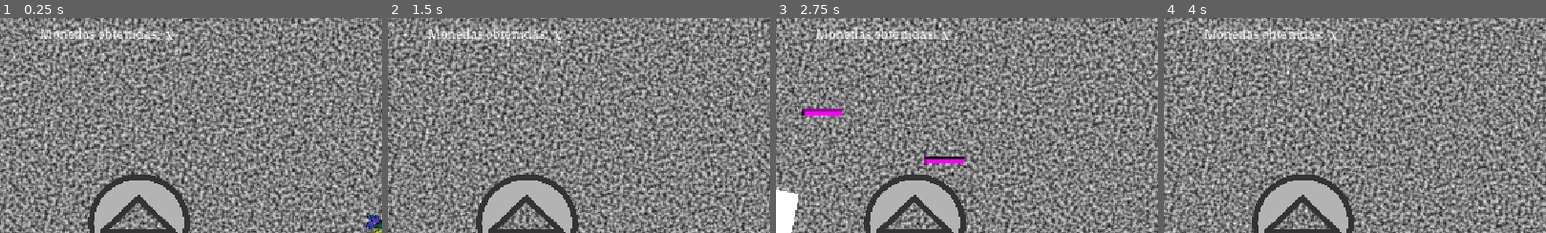
Above: before the commit, frames 1-4 (left to right).
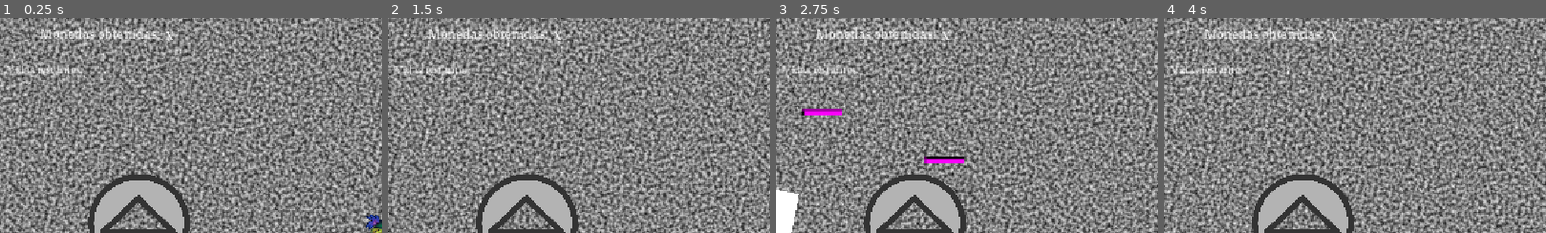
Above: after the commit, the same moments.

Repository: Kevincamelo5/Sacbe
Game: Godot game, scene res://mapa/pruebas.tscn
The game is run twice, just before and just after one commit, with the same random seed, the same clock (stepped at 60 frames per second) and the same inputs. This scene is started directly instead of the project's main scene. The engine's default icon, where the game draws it, is replaced by a stand-in: a white triangle on a blue panel in a dark square.
Inputs (mouse positions are % of the whole screen's width and height, from its top left):
- Up to frame 1 (0.25 s): no input
- Up to frame 2 (1.5 s): tap Enter at 0.5 s; move the mouse to (72, 45) at 0.52 s; hold S (agacharse) 0.53-1.28 s; hold D (derecha) from 0.53 s (still down); click (72, 45) at 0.67 s; tap W (saltar) at 0.77 s; move the mouse to (30, 55) at 1.27 s; tap Tab (cambiar_objeto) at 1.35 s
- Up to frame 3 (2.75 s): tap W (saltar) at 1.52 s; move the mouse to (60, 28) at 2.02 s; release D (derecha) at 2.03 s; hold A (izquierda) from 2.03 s (still down); hold F (usar_objeto) from 2.03 s (still down)
- Up to frame 4 (4 s): move the mouse to (45, 70) at 2.77 s; release A (izquierda) at 2.78 s; release F (usar_objeto) at 2.78 s; hold D (derecha) from 2.78 s (still down); tap R at 2.85 s; click (45, 70) at 2.92 s; tap W (saltar) at 3.02, 3.77 s; move the mouse to (80, 65) at 3.52 s; hold S (agacharse) from 3.53 s (still down)
The pictures show only the part of the screen within x 0-50%, y 0-50%; the shares and areas given below are measured in that part.

The runs differ from the first frame. In frame 1, 0.3% of the frame differs, in the area x 1-22%, y 21-27%; in frame 2, 0.3%; in frame 3, 0.3%; in frame 4, 0.3%.

Commit message:
correccion de errores dentro del contador de vidas

Diff:
--- a/entidad/jugador/jugador.gd
+++ b/entidad/jugador/jugador.gd
@@ -194,9 +194,9 @@
 
 #perder vidas
 func _lose_lives() -> void:
-	vida-=1
-	vida_cambiada.emit(vida)
-	print("Vidas restantes: ", vida)
+	var game_manager = get_node("%GameManager")
+	if game_manager:
+		game_manager.disminuir_vida()
 
 	if vida <=0:
 		get_tree().call_deferred("reload_current_scene")
--- a/interfaz/contador_vidas.gd
+++ b/interfaz/contador_vidas.gd
@@ -1,4 +1,4 @@
-extends Control
+extends CanvasLayer
 
 # Asegúrate de arrastrar tu nodo Label aquí desde la jerarquía, o usar el nombre correcto
 @onready var texto_vidas: Label = $TextoVidas
--- a/interfaz/contador_vidas.tscn
+++ b/interfaz/contador_vidas.tscn
@@ -1,20 +1,17 @@
-[gd_scene load_steps=2 format=3 uid="uid://bm40afqfwxlta"]
+[gd_scene load_steps=3 format=3 uid="uid://bm40afqfwxlta"]
 
 [ext_resource type="Script" uid="uid://t50imfjkrxsi" path="res://interfaz/contador_vidas.gd" id="1_qi7j7"]
+[ext_resource type="FontFile" uid="uid://87tb7imou5yb" path="res://global/fuentes/Mayan.ttf" id="2_s3y11"]
 
 [node name="CanvasLayer" type="CanvasLayer"]
 script = ExtResource("1_qi7j7")
 
 [node name="TextoVidas" type="Label" parent="."]
 anchors_preset = -1
-anchor_left = 0.1267361
-anchor_top = 0.12037037
-anchor_right = 0.16145833
-anchor_bottom = 0.1558642
-offset_left = -1.0
-offset_top = -3.0
-offset_right = -1.0
-offset_bottom = -3.0
+anchor_left = 0.11631945
+anchor_top = 0.11111111
+anchor_right = 0.15104167
+anchor_bottom = 0.14660494
 metadata/_edit_use_anchors_ = true
 
 [node name="contador_vidas" type="Label" parent="."]
@@ -23,6 +20,7 @@
 anchor_top = 0.1095679
 anchor_right = 0.11631945
 anchor_bottom = 0.14506173
+theme_override_fonts/font = ExtResource("2_s3y11")
 text = "Vidas restantes:"
 metadata/_edit_use_anchors_ = true
 
--- a/mapa/personajes/anima.gd
+++ b/mapa/personajes/anima.gd
@@ -18,7 +18,8 @@
 
 func _on_area_2d_body_entered(body: Node2D) -> void:
 	if body == player_node:
-		get_tree().call_deferred("reload_current_scene")
+		if body.has_method("_lose_lives"):
+			body._lose_lives()
 	if body.get_collision_layer_value(3):
 		recibir_daño()
 
--- a/mapa/pruebas.tscn
+++ b/mapa/pruebas.tscn
@@ -1,16 +1,17 @@
-[gd_scene load_steps=24 format=3 uid="uid://eb0oi31vn8rt"]
+[gd_scene load_steps=25 format=3 uid="uid://eb0oi31vn8rt"]
 
 [ext_resource type="Shader" uid="uid://cooprqs2pjbqy" path="res://global/shader/reemplazar.gdshader" id="1_kfojk"]
 [ext_resource type="Script" uid="uid://dnprpyuwykhn5" path="res://mapa/objetos/monedas.gd" id="2_jgftk"]
 [ext_resource type="Texture2D" uid="uid://beboyb012tlc5" path="res://icon.svg" id="2_ng5om"]
 [ext_resource type="PackedScene" uid="uid://caokkywjfo4gv" path="res://entidad/jugador/jugador.tscn" id="3_uooar"]
 [ext_resource type="PackedScene" uid="uid://driv6f3ve55gi" path="res://global/Hurtbox.tscn" id="4_ng5om"]
-[ext_resource type="PackedScene" uid="uid://d38wh3lhl8s2c" path="res://mapa/Menu/menu_pausa.tscn" id="5_uooar"]
+[ext_resource type="PackedScene" uid="uid://d38wh3lhl8s2c" path="res://menu_pausa.tscn" id="5_uooar"]
 [ext_resource type="PackedScene" uid="uid://c3k3qjmhw06ff" path="res://interfaz/contador_monedas.tscn" id="5_yebk7"]
-[ext_resource type="PackedScene" uid="uid://bw8ubk8v43lho" path="res://interfaz/controles.tscn" id="6_c2dsd"]
+[ext_resource type="PackedScene" uid="uid://bw8ubk8v43lho" path="res://mapa/controles.tscn" id="6_c2dsd"]
 [ext_resource type="Texture2D" uid="uid://b2k8qyrbxroq1" path="res://global/elementos/personaje/Alux/(256x256) Alux frente.png" id="7_n72a3"]
-[ext_resource type="Script" uid="uid://cgno3ix56romu" path="res://mapa/objetos/altar.gd" id="7_rnd3v"]
+[ext_resource type="Script" uid="uid://cgno3ix56romu" path="res://mapa/altar.gd" id="7_rnd3v"]
 [ext_resource type="Script" uid="uid://cxbxkyb4hi7of" path="res://mapa/objetos/vacio.gd" id="10_me0id"]
+[ext_resource type="PackedScene" uid="uid://bm40afqfwxlta" path="res://interfaz/contador_vidas.tscn" id="11_y4woo"]
 [ext_resource type="Script" uid="uid://bpvp7k3nj73yd" path="res://mapa/game_manager.gd" id="12_25atv"]
 
 [sub_resource type="FastNoiseLite" id="FastNoiseLite_7b0a2"]
@@ -160,6 +161,8 @@
 position = Vector2(566.5, 530)
 shape = SubResource("RectangleShape2D_jgftk")
 
+[node name="CanvasLayer" parent="." instance=ExtResource("11_y4woo")]
+
 [node name="Contador_Moneda" parent="." instance=ExtResource("5_yebk7")]
 
 [node name="GameManager" type="Node" parent="."]
